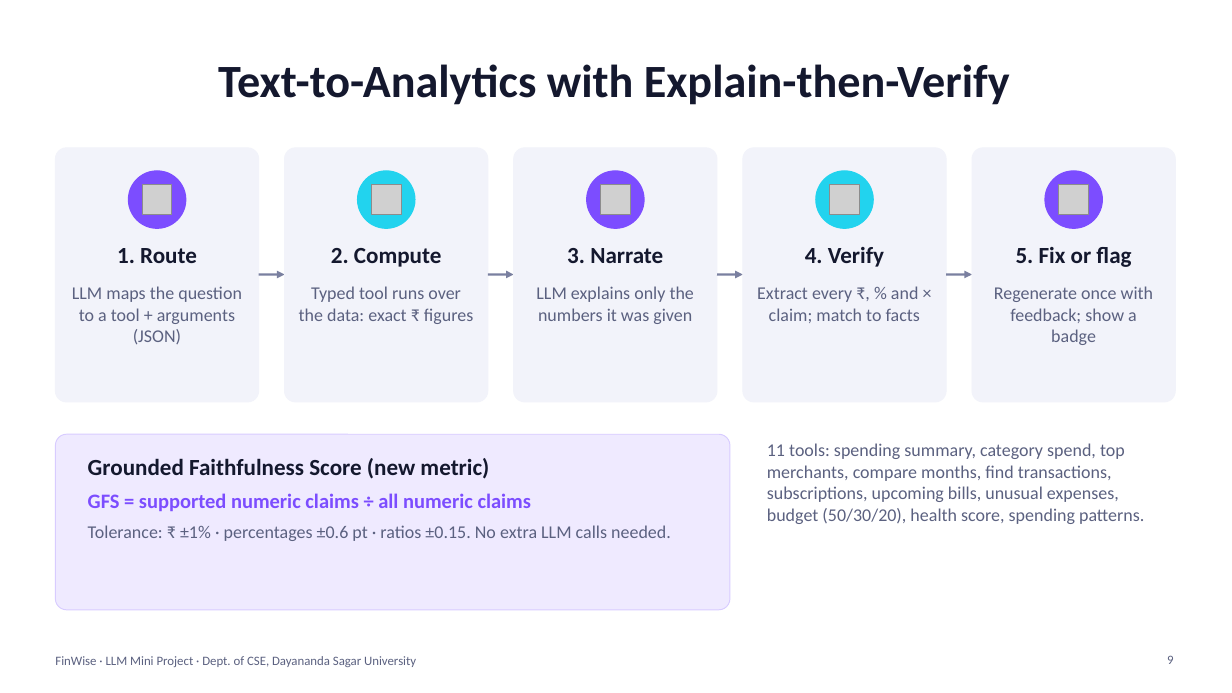
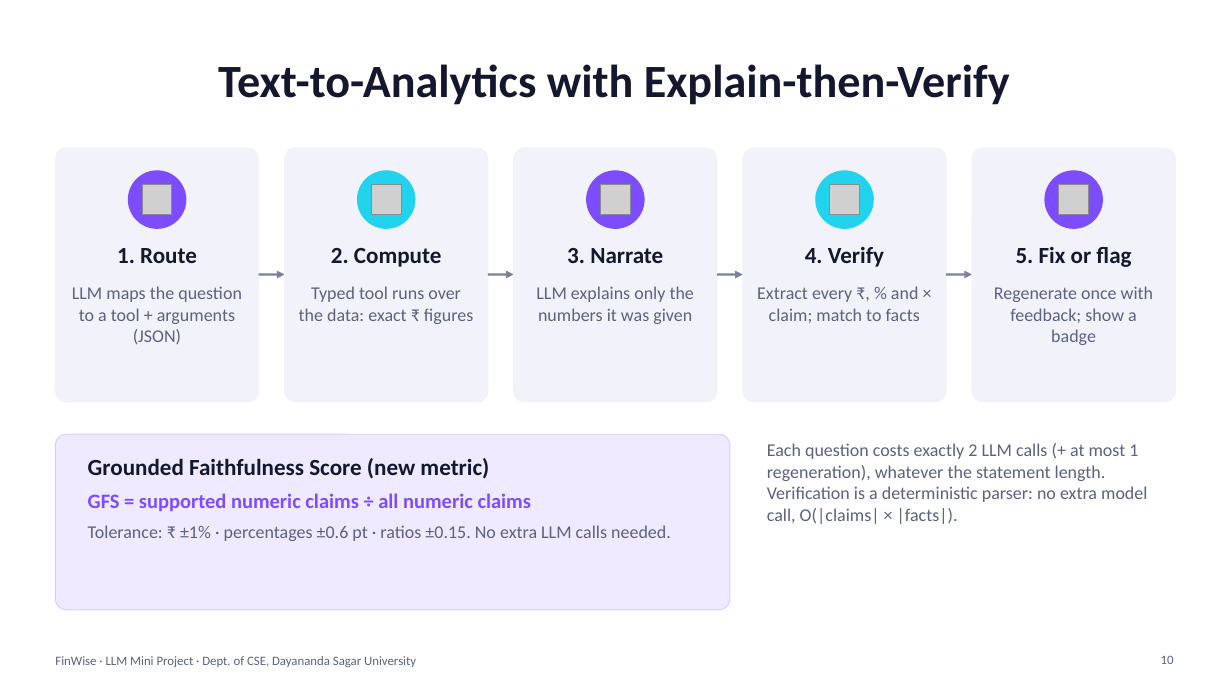
Before and after one commit to dkadchha2845/FinWise, a slide deck: slide 10 of finwise/ppt/FinWise_Presentation.pptx (slide 9 before the commit). Drawn at 1232x693 pixels with LibreOffice and Linux fonts; fonts in the diff are those of the drawing; grey boxes stand for pictures. Boxes give left, top, right and bottom in pixels: in the first picture for what was removed or moved away, otherwise in the second. Text is boxed around its words. In the diff, an @@ line names an element or a change of style, - is before the commit and + after.

```diff
--- a/finwise/ppt/FinWise_Presentation.pptx
+++ b/finwise/ppt/FinWise_Presentation.pptx
@@ text at [767,443,1147,524]: text changed @@
-11 tools: spending summary, category spend, top merchants, compare months, find transactions, subscriptions, upcoming bills, unusual expenses, budget (50/30/20), health score, spending patterns.
+Each question costs exactly 2 LLM calls (+ at most 1 regeneration), whatever the statement length. Verification is a deterministic parser: no extra model call, O(|claims| × |facts|).
@@ page number at [1161,655,1174,664]: text changed @@
-9
+10
```
Also in this commit, not shown: 5 other slides changed, 6 slides added, 2 other files.
